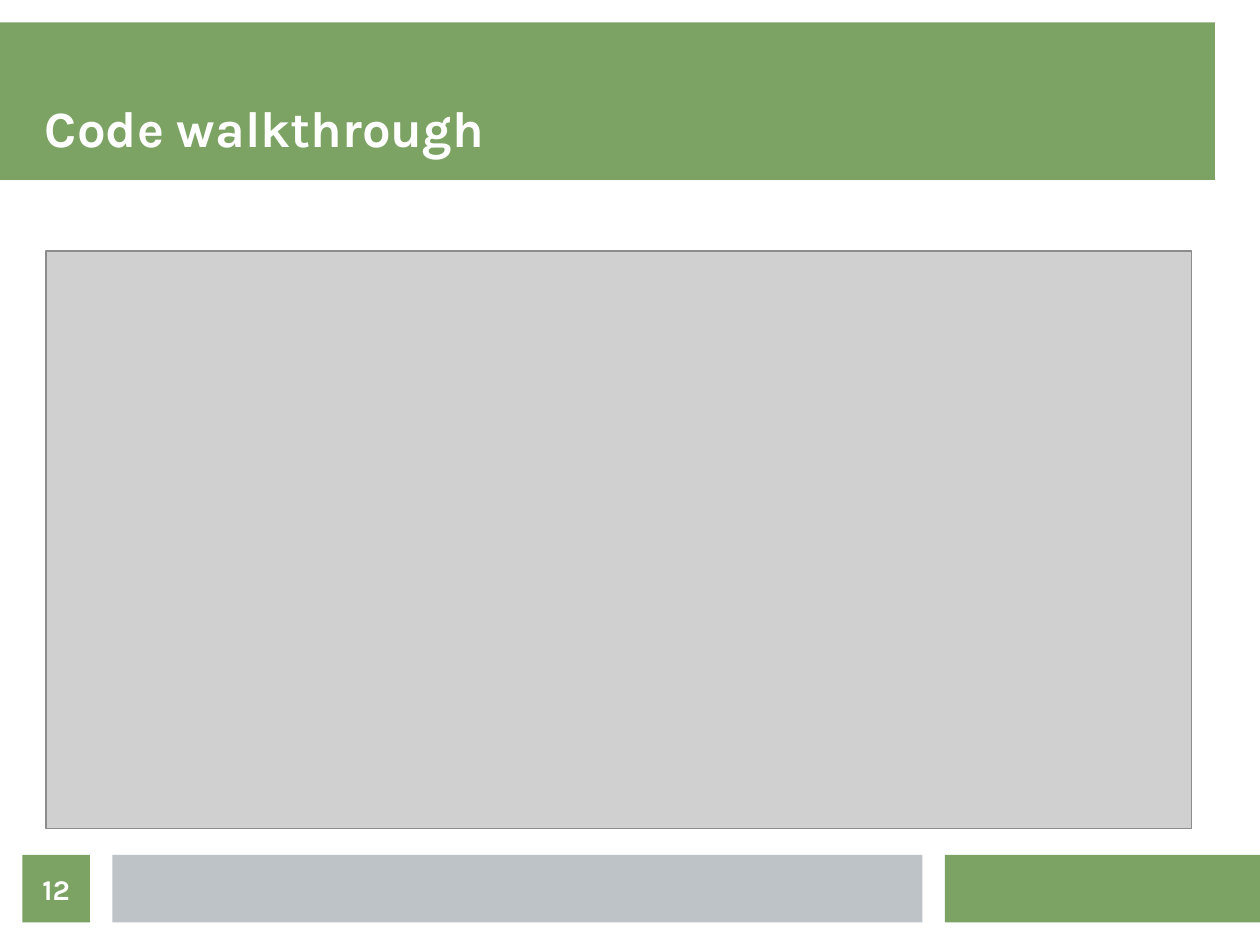
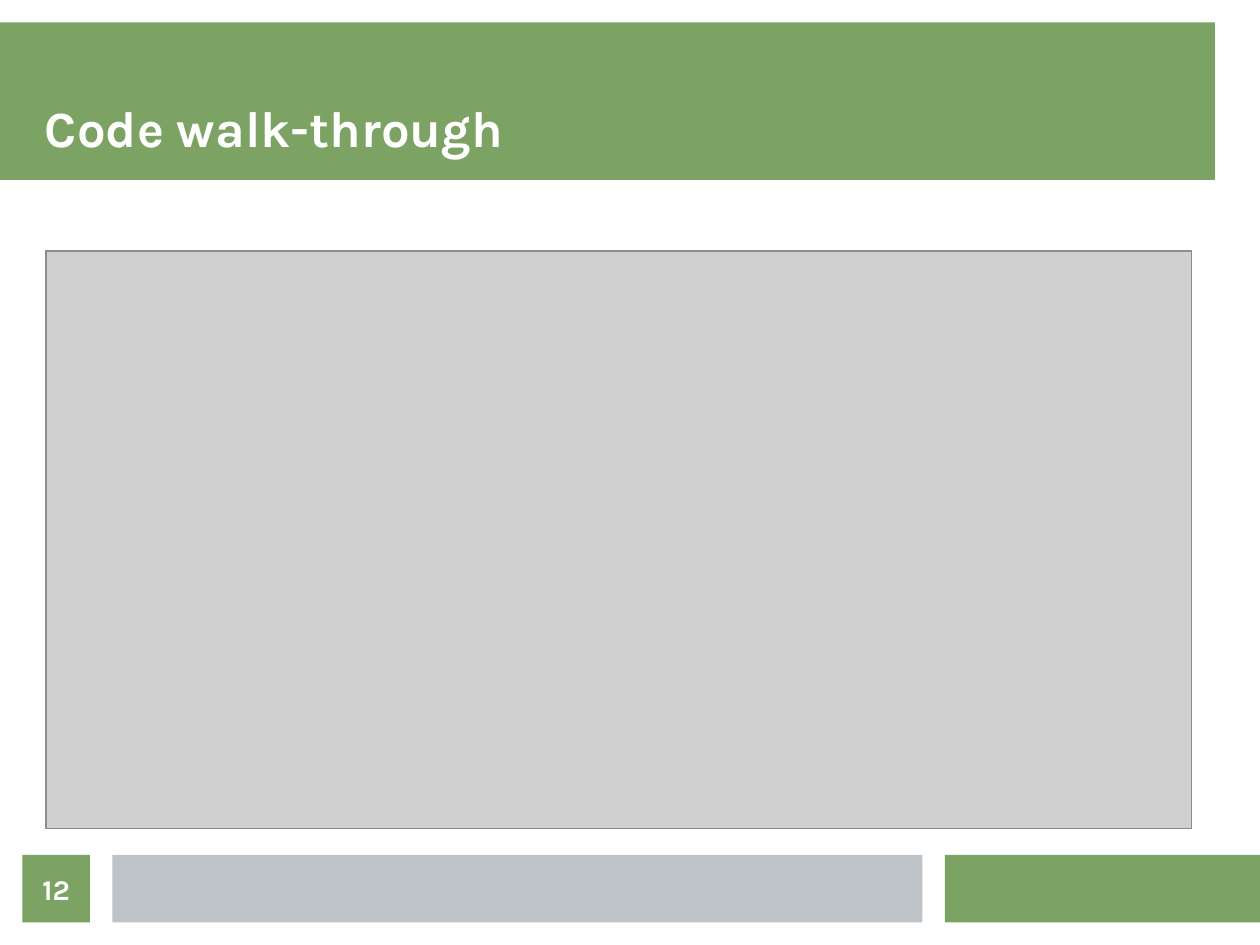
Before and after one commit to kgish/viriciti-assignment-export, a slide deck: slide 12 of presentation/presentation.odp. Drawn at 1260x945 pixels with LibreOffice and Linux fonts; fonts in the diff are those of the drawing; grey boxes stand for pictures. Boxes give left, top, right and bottom in pixels: in the first picture for what was removed or moved away, otherwise in the second. Text is boxed around its words. In the diff, an @@ line names an element or a change of style, - is before the commit and + after.

```diff
--- a/presentation/presentation.odp
+++ b/presentation/presentation.odp
@@ title at [45, 112, 503, 159]: text changed @@
-Code walkthrough
+Code walk-through
```
Also in this commit, not shown: 4 other slides changed, 1 slide added, 1 slide removed, 22 other files.
